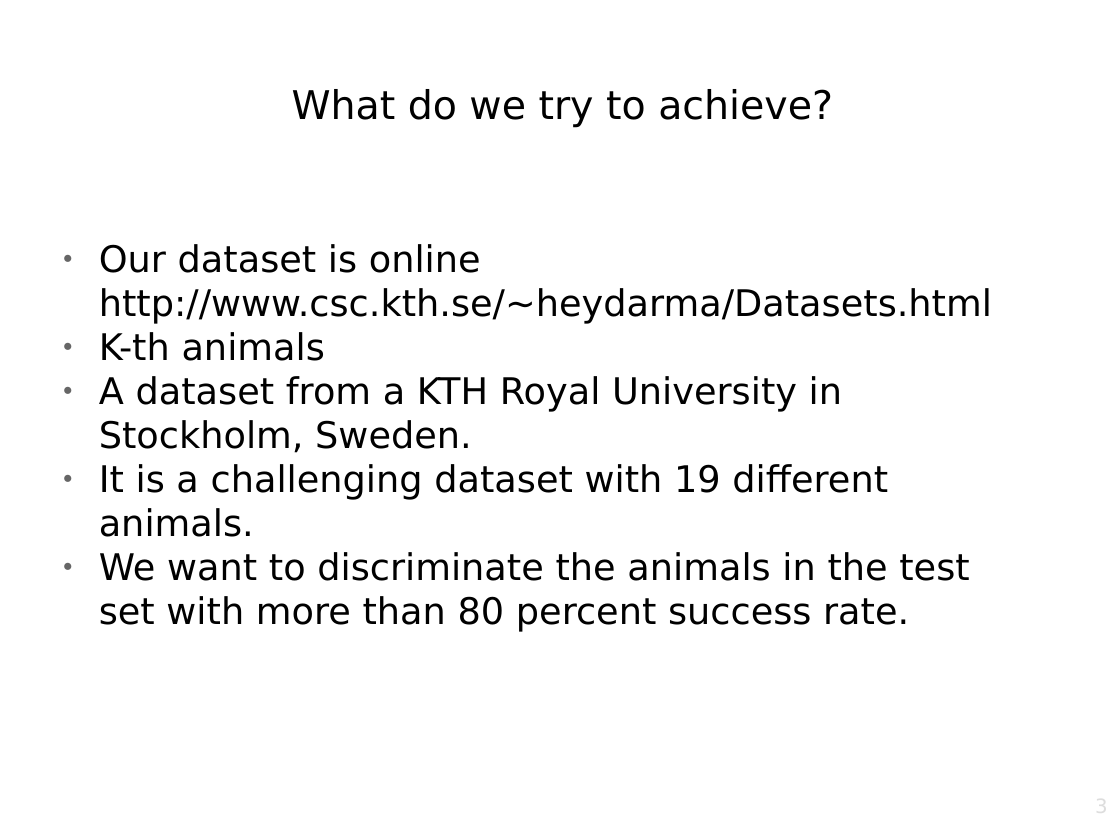
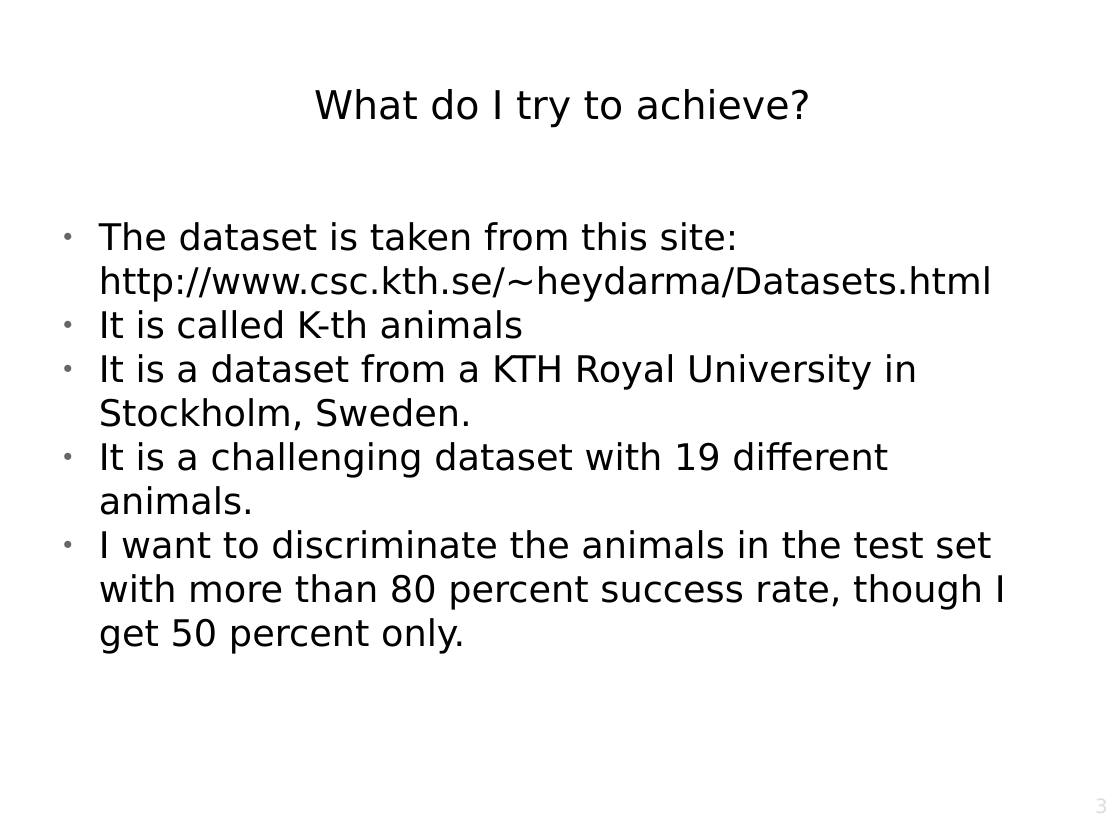
Before and after one commit to srknzl/cmpe462-project, a slide deck: slide 3 of Presentation.odp. Drawn at 1120x840 pixels with LibreOffice and Linux fonts; fonts in the diff are those of the drawing; background and template pictures are left out. Boxes give left, top, right and bottom in pixels: in the first picture for what was removed or moved away, otherwise in the second. Text is boxed around its words. In the diff, an @@ line names an element or a change of style, - is before the commit and + after.

```diff
--- a/Presentation.odp
+++ b/Presentation.odp
@@ title at [314,89,811,128]: text changed @@
-What do we try to achieve?
+What do I try to achieve?
@@ text at [99,222,992,431]: text changed @@
-● Our dataset is online http://www.csc.kth.se/~heydarma/Datasets.html
-● K-th animals
-● A dataset from a KTH Royal University in Stockholm, Sweden.
+● The dataset is taken from this site: http://www.csc.kth.se/~heydarma/Datasets.html
+● It is called K-th animals
+● It is a dataset from a KTH Royal University in Stockholm, Sweden.
@@ text at [99,530,1006,654]: text changed @@
-● We want to discriminate the animals in the test set with more than 80 percent success rate.
+● I want to discriminate the animals in the test set with more than 80 percent success rate, though I get 50 percent only.
```
Also in this commit, not shown: 8 other slides changed, 6 slides added, 1 slide removed, 5 other files.
